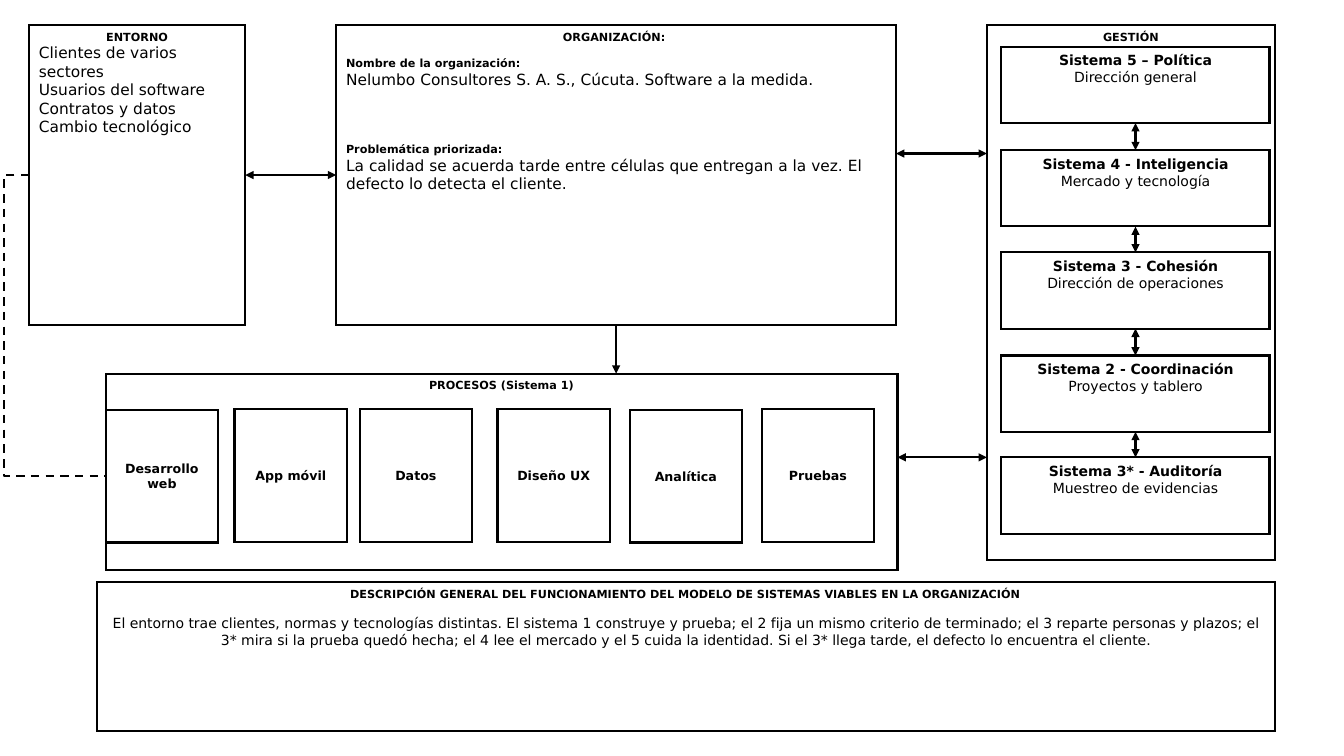
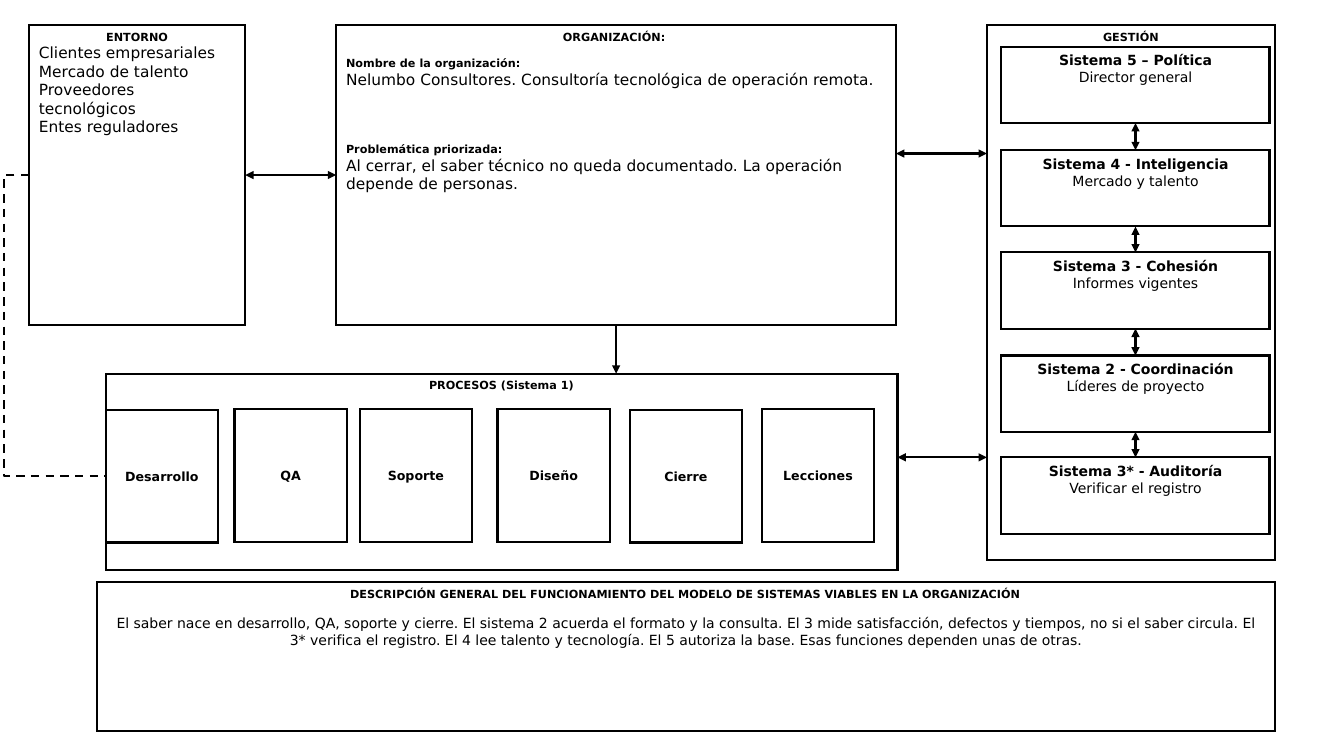
Before and after one commit to jhoncarlosam-dev/personal, a slide deck: slide 1 of unad/fase-3-viabilidad/Figura_MSV_Nelumbo.pptx. Drawn at 1344x756 pixels with LibreOffice and Linux fonts; fonts in the diff are those of the drawing. Boxes give left, top, right and bottom in pixels: in the first picture for what was removed or moved away, otherwise in the second. Text is boxed around its words. In the diff, an @@ line names an element or a change of style, - is before the commit and + after.

```diff
--- a/unad/fase-3-viabilidad/Figura_MSV_Nelumbo.pptx
+++ b/unad/fase-3-viabilidad/Figura_MSV_Nelumbo.pptx
@@ text in rectangle at [39, 46, 215, 136]: text changed @@
-Clientes de varios sectores
-Usuarios del software
-Contratos y datos
-Cambio tecnológico
+Clientes empresariales
+Mercado de talento
+Proveedores tecnológicos
+Entes reguladores
@@ text in rectangle at [346, 72, 873, 89]: text changed @@
-Nelumbo Consultores S. A. S., Cúcuta. Software a la medida.
+Nelumbo Consultores. Consultoría tecnológica de operación remota.
@@ text in rectangle at [1079, 71, 1192, 85]: text changed @@
-Dirección general
+Director general
@@ text in rectangle at [346, 158, 842, 193]: text changed @@
-La calidad se acuerda tarde entre células que entregan a la vez. El defecto lo detecta el cliente.
+Al cerrar, el saber técnico no queda documentado. La operación depende de personas.
@@ text in rectangle at [1072, 175, 1198, 189]: text changed @@
-Mercado y tecnología
+Mercado y talento
@@ text in rectangle at [1073, 277, 1199, 291]: text changed @@
-Dirección de operaciones
+Informes vigentes
@@ text in rectangle at [1067, 379, 1204, 394]: text changed @@
-Proyectos y tablero
+Líderes de proyecto
@@ text in rectangle at [125, 471, 198, 482]: text changed @@
-Desarrollo web
+Desarrollo
@@ text in rectangle at [280, 470, 300, 482]: text changed @@
-App móvil
+QA
@@ text in rectangle at [388, 470, 444, 483]: text changed @@
-Datos
+Soporte
@@ text in rectangle at [529, 470, 577, 481]: text changed @@
-Diseño UX
+Diseño
@@ text in rectangle at [664, 471, 707, 482]: text changed @@
-Analítica
+Cierre
@@ text in rectangle at [783, 470, 853, 480]: text changed @@
-Pruebas
+Lecciones
@@ text in rectangle at [1069, 482, 1201, 496]: text changed @@
-Muestreo de evidencias
+Verificar el registro
@@ text in rectangle at [117, 616, 1256, 648]: text changed @@
-El entorno trae clientes, normas y tecnologías distintas. El sistema 1 construye y prueba; el 2 fija un mismo criterio de terminado; el 3 reparte personas y plazos; el 3* mira si la prueba quedó hecha; el 4 lee el mercado y el 5 cuida la identidad. Si el 3* llega tarde, el defecto lo encuentra el cliente.
+El saber nace en desarrollo, QA, soporte y cierre. El sistema 2 acuerda el formato y la consulta. El 3 mide satisfacción, defectos y tiempos, no si el saber circula. El 3* verifica el registro. El 4 lee talento y tecnología. El 5 autoriza la base. Esas funciones dependen unas de otras.
```
Also in this commit, not shown: 6 other files.
